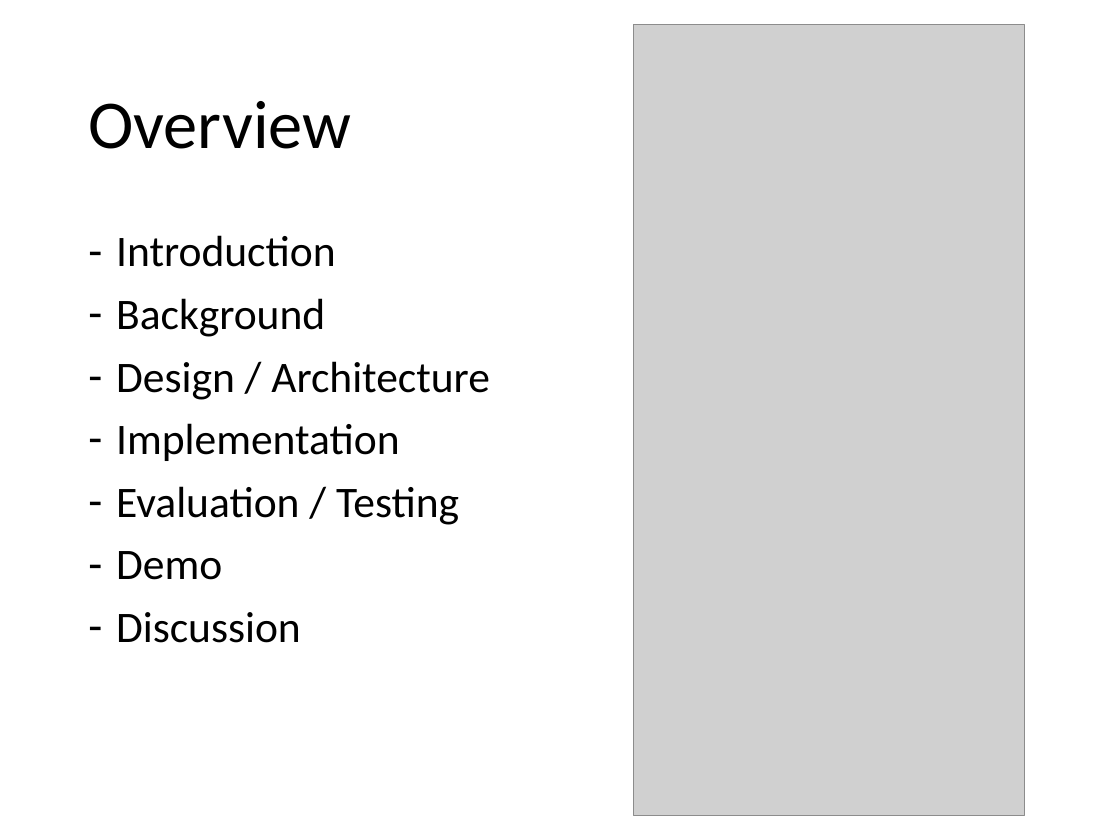
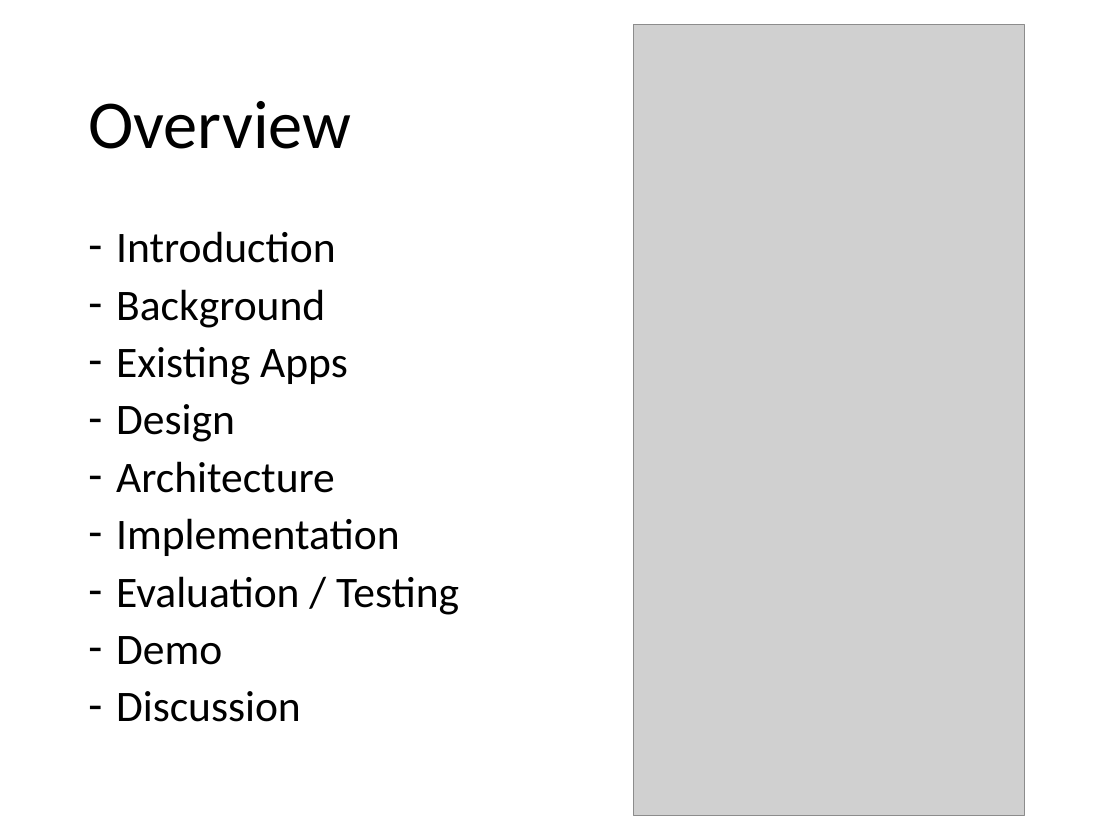
Before and after one commit to MSE-MobOP/Ski-Compass, a slide deck: slide 2 of Documents/Presentation/Presentation.pptx. Drawn at 1120x840 pixels with LibreOffice and Linux fonts; fonts in the diff are those of the drawing; grey boxes stand for pictures. Boxes give left, top, right and bottom in pixels: in the first picture for what was removed or moved away, otherwise in the second. Text is boxed around its words. In the diff, an @@ line names an element or a change of style, - is before the commit and + after.

Commit message:
Updated Overview page. Same title to all architecture pages

```diff
--- a/Documents/Presentation/Presentation.pptx
+++ b/Documents/Presentation/Presentation.pptx
@@ text at box(116, 231, 459, 722): line spacing 0.9 to 0.8 @@
@@ text at box(116, 347, 348, 493): text changed @@
-– Design / Architecture
+– Existing Apps
+– Design
+– Architecture
```
Also in this commit, not shown: 4 other slides changed.
